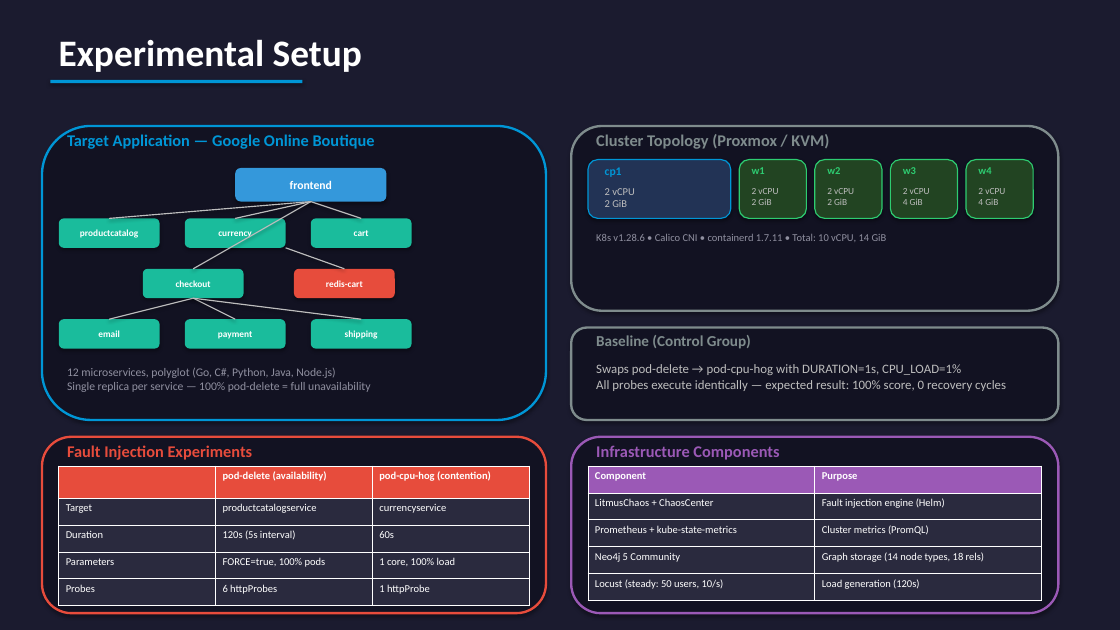
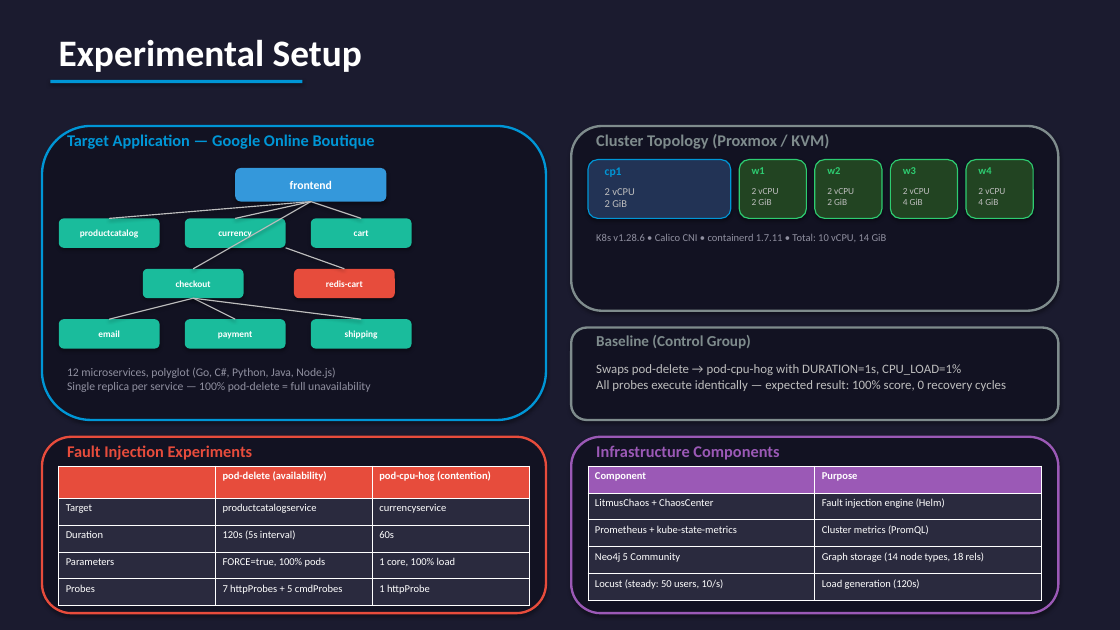
Before and after one commit to yhu02/uva-msc-thesis, a slide deck: slide 6 of ChaosProbe_Presentation.pptx. Drawn at 1120x630 pixels with LibreOffice and Linux fonts; fonts in the diff are those of the drawing. Boxes give left, top, right and bottom in pixels: in the first picture for what was removed or moved away, otherwise in the second. Text is boxed around its words. In the diff, an @@ line names an element or a change of style, - is before the commit and + after.

```diff
--- a/ChaosProbe_Presentation.pptx
+++ b/ChaosProbe_Presentation.pptx
@@ table at [59,466,530,601] @@
-row 5, column 2: 6 httpProbes
+row 5, column 2: 7 httpProbes + 5 cmdProbes
```
Also in this commit, not shown: 1 other slide changed, 4 other files.
